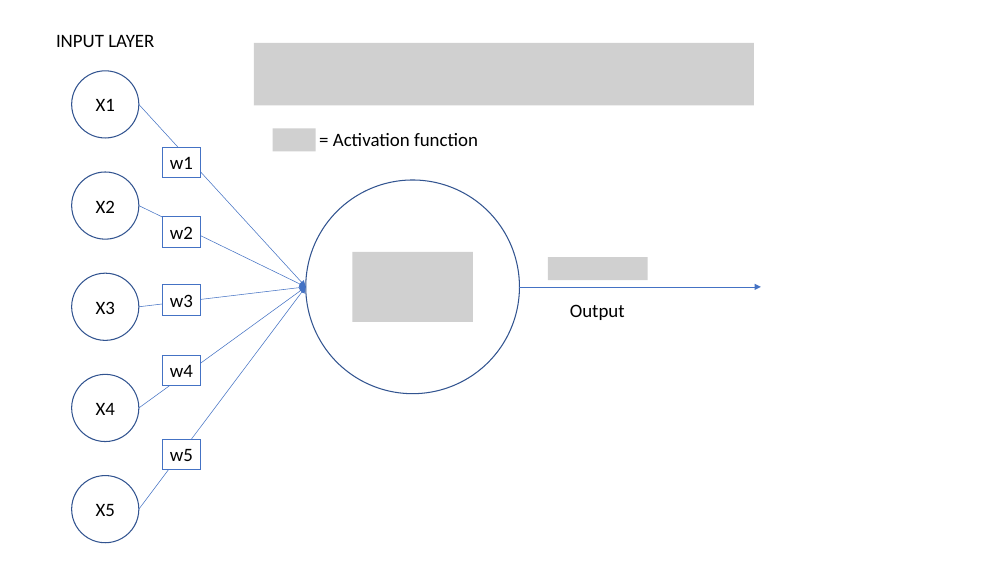
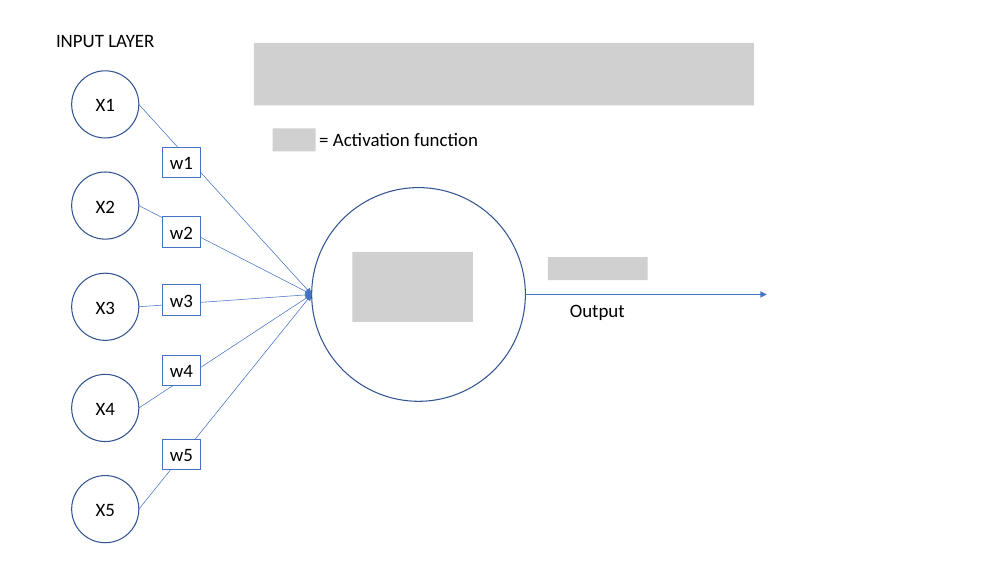
Before and after one commit to jirvingphd/fsds_pt_100719_cohort_notes, a slide deck: slide 3 of references/ANN diagram.pptx. Drawn at 1008x567 pixels with LibreOffice and Linux fonts; fonts in the diff are those of the drawing; grey boxes stand for pictures. Boxes give left, top, right and bottom in pixels: in the first picture for what was removed or moved away, otherwise in the second. Text is boxed around its words. In the diff, an @@ line names an element or a change of style, - is before the commit and + after.

```diff
--- a/references/ANN diagram.pptx
+++ b/references/ANN diagram.pptx
@@ arrow moved from (139, 104) - (306, 287) to (139, 104) - (312, 295) @@
@@ arrow moved from (139, 206) - (306, 287) to (139, 206) - (312, 295) @@
@@ ellipse: place and size @@
-ellipse at bbox=[306, 180, 520, 394]
+ellipse at bbox=[312, 188, 526, 402]
@@ arrow moved from (139, 510) - (306, 287) to (139, 510) - (312, 295) @@
@@ arrow moved from (139, 408) - (306, 287) to (139, 408) - (312, 295) @@
@@ arrow moved from (139, 307) - (306, 287) to (139, 307) - (312, 295) @@
@@ arrow moved from (520, 287) - (761, 287) to (526, 295) - (767, 295) @@
```
Also in this commit, not shown: 2 other files.
